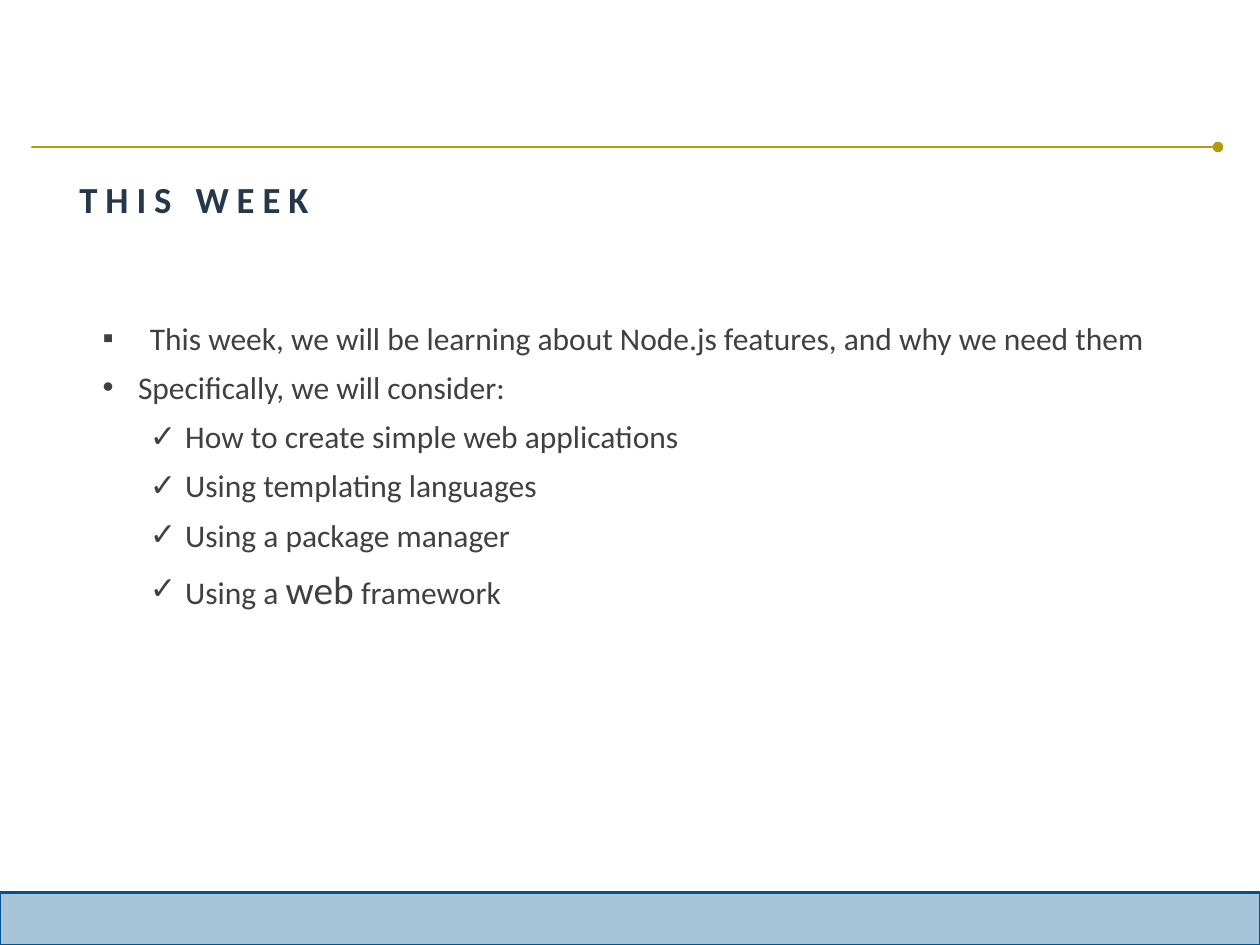
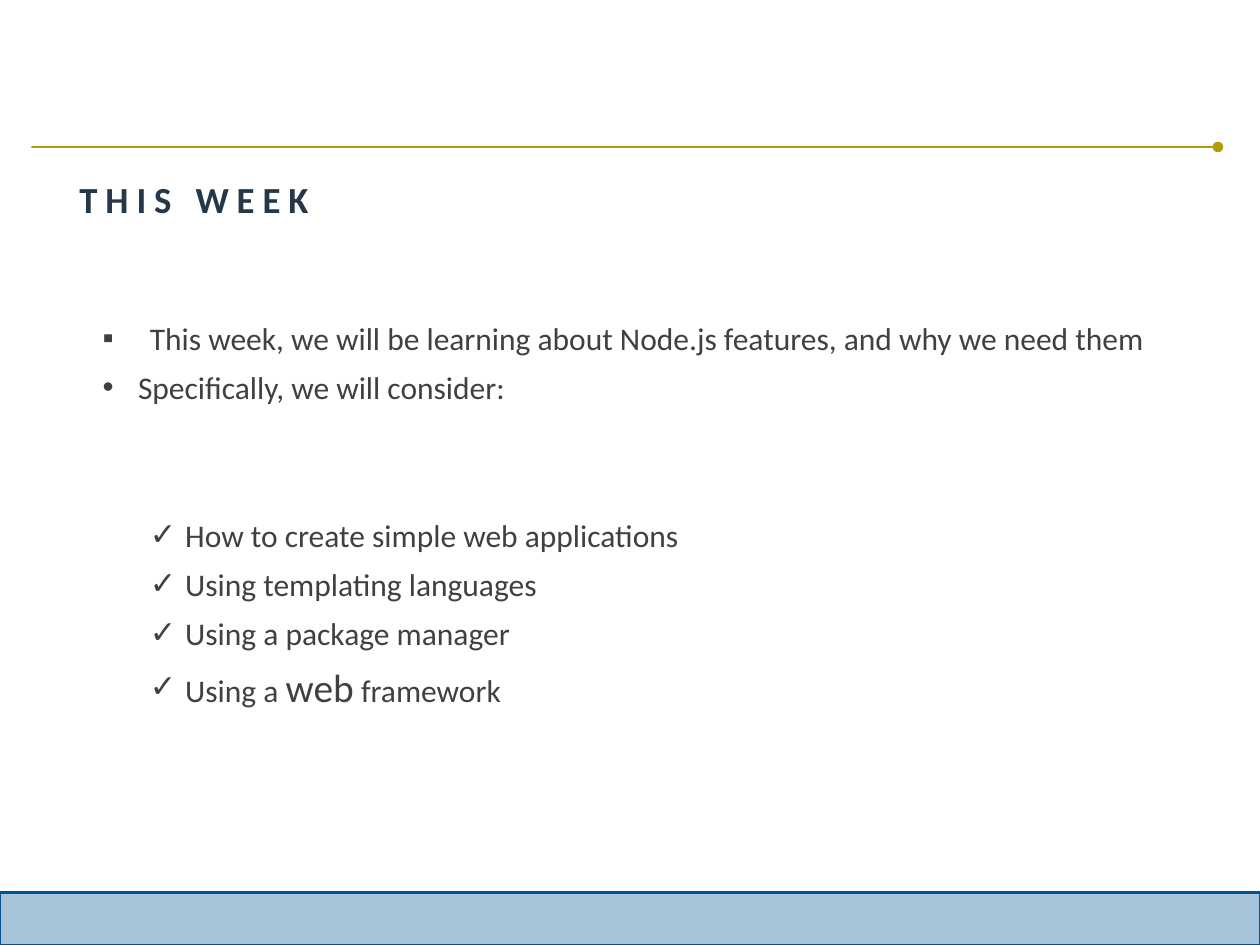
Before and after one commit to joeappleton18/WEB-AND-DATABASE-SYSTEMS, a slide deck: slide 3 of week-8/lecture/lecture.pptx (slide 36 before the commit). Drawn at 1260x945 pixels with LibreOffice and Linux fonts; fonts in the diff are those of the drawing; background and template pictures are left out. Boxes give left, top, right and bottom in pixels: in the first picture for what was removed or moved away, otherwise in the second. Text is boxed around its words. In the diff, an @@ line names an element or a change of style, - is before the commit and + after.

```diff
--- a/week-8/lecture/lecture.pptx
+++ b/week-8/lecture/lecture.pptx
@@ text "This week, we will be ..." rewrapped from box(138, 328, 1143, 610) to box(138, 328, 1143, 708) @@
```
Also in this commit, not shown: 18 other slides changed, 7 slides removed.
